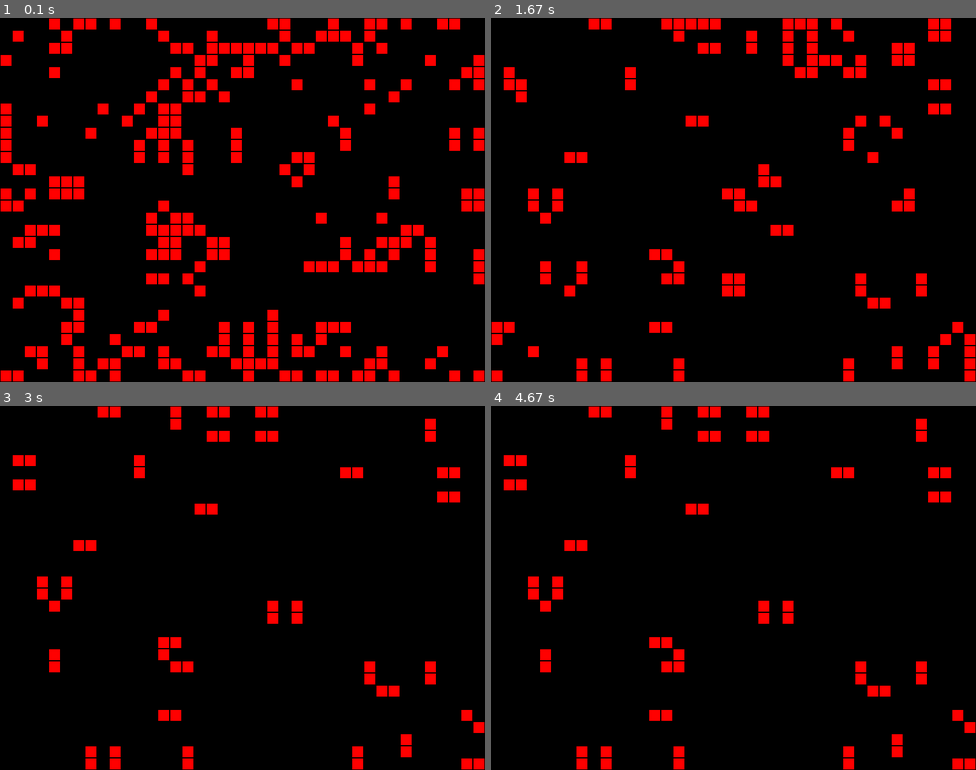
Above: before the commit, frames 1-4 (two rows, left to right).
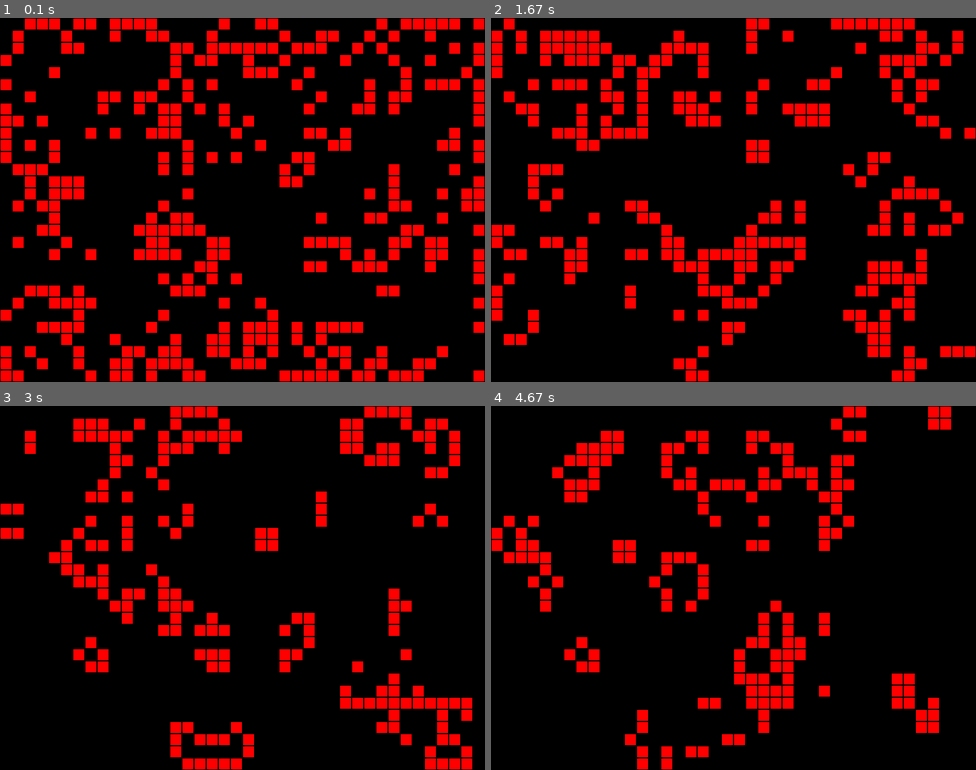
Above: after the commit, the same moments.

Repository: aidosnet/pygame-in-high-school
Game: pygame game, started from 10_gameoflife/game_of_life.py
The game is run twice, just before and just after one commit, with the same random seed, the same clock (stepped at 60 frames per second) and the same inputs.
Inputs:
- Up to frame 1 (0.1 s): no input
- Up to frame 2 (1.67 s): tap Space at 0.33, 0.67, 1.07 s
- Up to frame 3 (3 s): no input
- Up to frame 4 (4.67 s): no input

The runs differ from the first frame. In frame 1, 11% of the frame differs, in the area x 0-100%, y 0-100%; in frame 2, 23%; in frame 3, 15%; in frame 4, 14%.

Commit message:
Removed current cell in counting for neighbours state for correct simulation

Diff:
--- a/10_gameoflife/game_of_life.py
+++ b/10_gameoflife/game_of_life.py
@@ -54,7 +54,7 @@
         for row in range(self.rows):
             for col in range(self.cols):
                 neighbours = (  (row-1, col-1), (row-1, col), (row-1, col+1),
-                                (row, col-1), (row, col), (row, col+1),
+                                (row, col-1), (row, col+1),
                                 (row+1, col-1), (row+1, col), (row+1, col+1) )
                 cell = self.grid[row][col]
                 next_cell = next_grid[row][col]
@@ -62,7 +62,7 @@
 
                 for neighbour in neighbours:
                     if self.is_valid(neighbour):
-                        count += self.grid[neighbour[0]][neighbour[1]].state;
+                        count += self.grid[neighbour[0]][neighbour[1]].state
 
                 if cell.state and (count < 2 or count > 3):
                     next_cell.state = 0  # Cell dies for starvation or overpopulation
